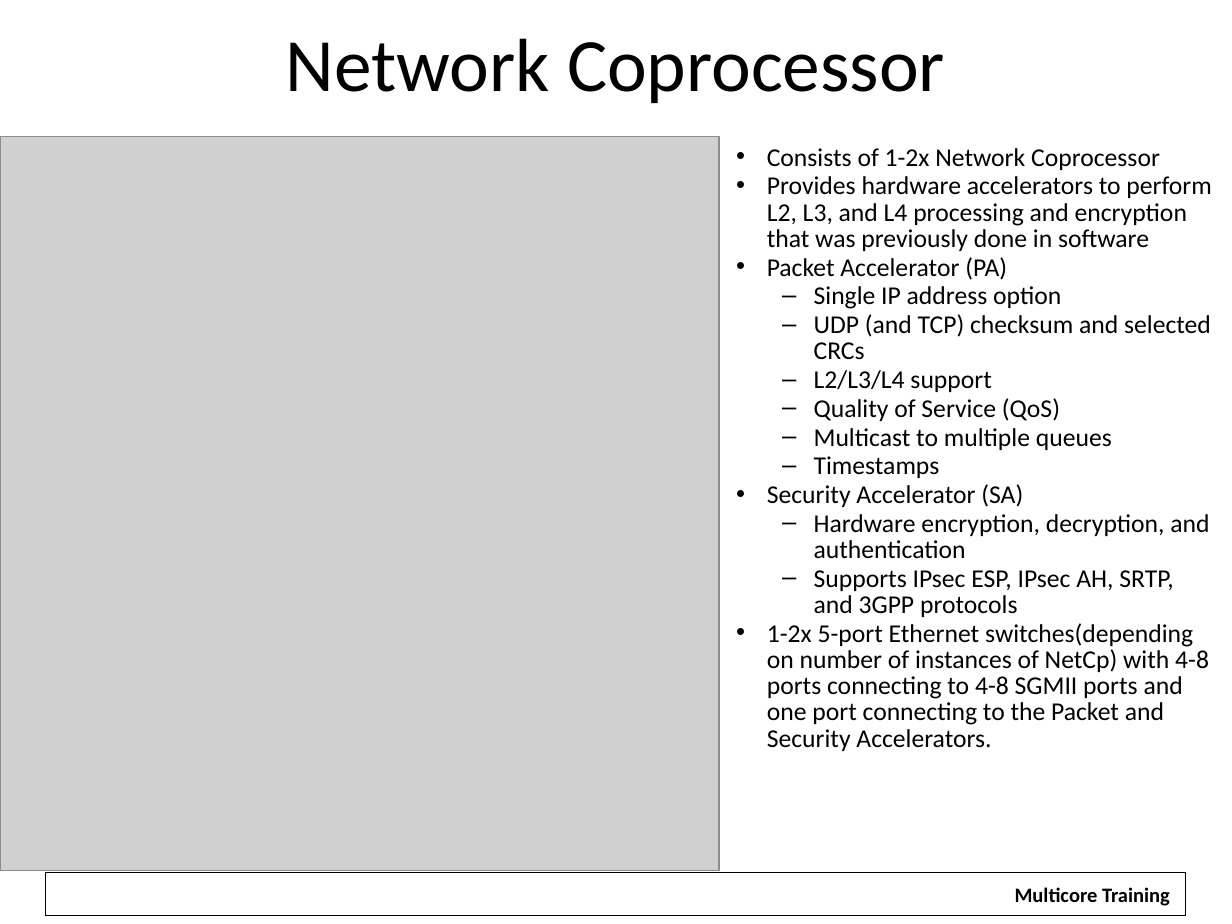
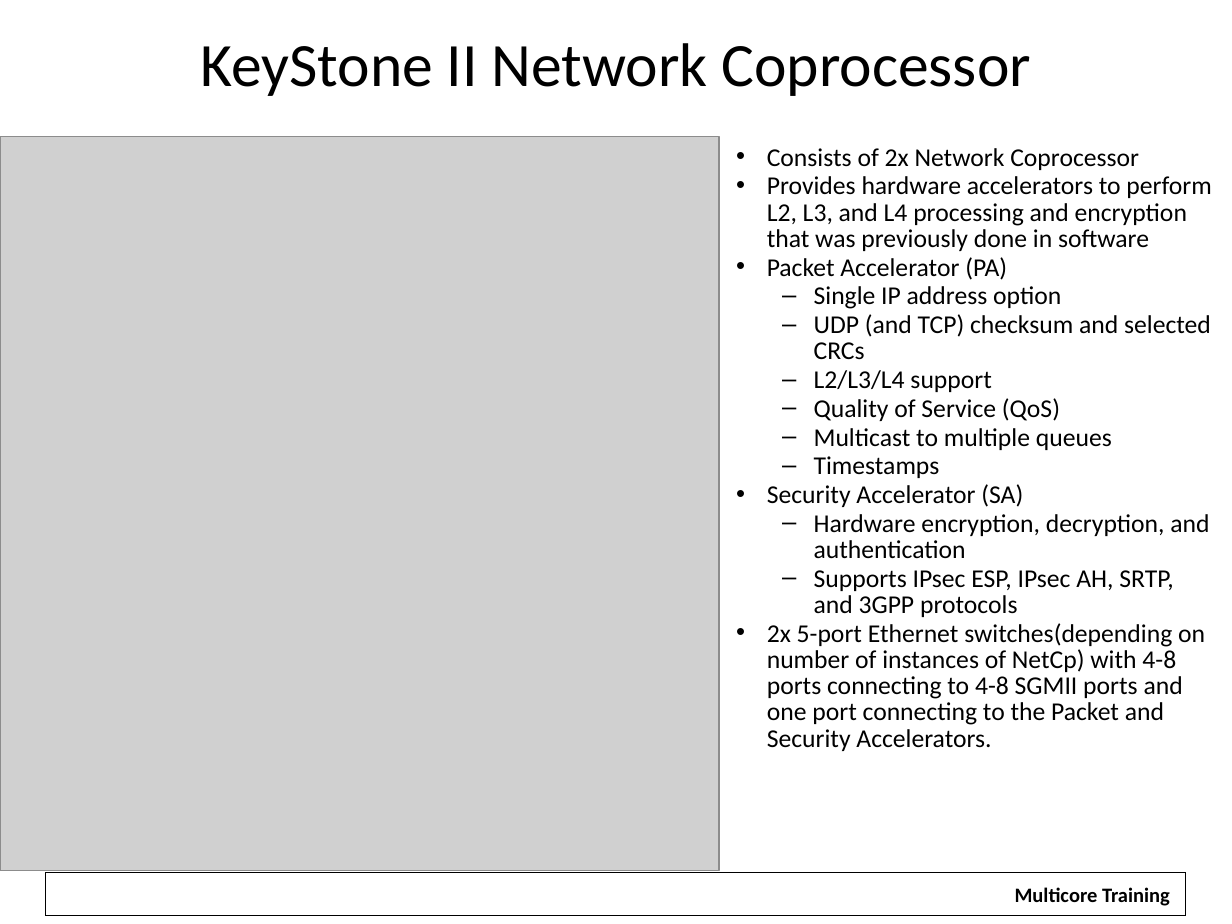
Before and after one commit to hari1989/keystone-workshop, a slide deck: slide 21 of preliminary/Working/presentations/KeyStone SoC Overview.pptx (slide 14 before the commit). Drawn at 1232x924 pixels with LibreOffice and Linux fonts; fonts in the diff are those of the drawing; grey boxes stand for pictures; background and template pictures are left out. Boxes give left, top, right and bottom in pixels: in the first picture for what was removed or moved away, otherwise in the second. Text is boxed around its words. In the diff, an @@ line names an element or a change of style, - is before the commit and + after.

```diff
--- a/preliminary/Working/presentations/KeyStone SoC Overview.pptx
+++ b/preliminary/Working/presentations/KeyStone SoC Overview.pptx
@@ title at <box>200,43,1031,96</box>: text changed; size 44 to 36 pt @@
-Network Coprocessor
+KeyStone II Network Coprocessor
@@ text at <box>767,148,1139,170</box>: text changed @@
-• Consists of 1-2x Network Coprocessor
+• Consists of 2x Network Coprocessor
@@ text at <box>767,623,1205,751</box>: text changed @@
-  • 1-2x 5-port Ethernet switches(depending on number of instances of NetCp) with 4-8 ports connecting to 4-8 SGMII ports and one port connecting to the Packet and Security Accelerators.
+  • 2x 5-port Ethernet switches(depending on number of instances of NetCp) with 4-8 ports connecting to 4-8 SGMII ports and one port connecting to the Packet and Security Accelerators.
```
Also in this commit, not shown: 25 other slides changed, 6 slides added, 2 slides removed.
